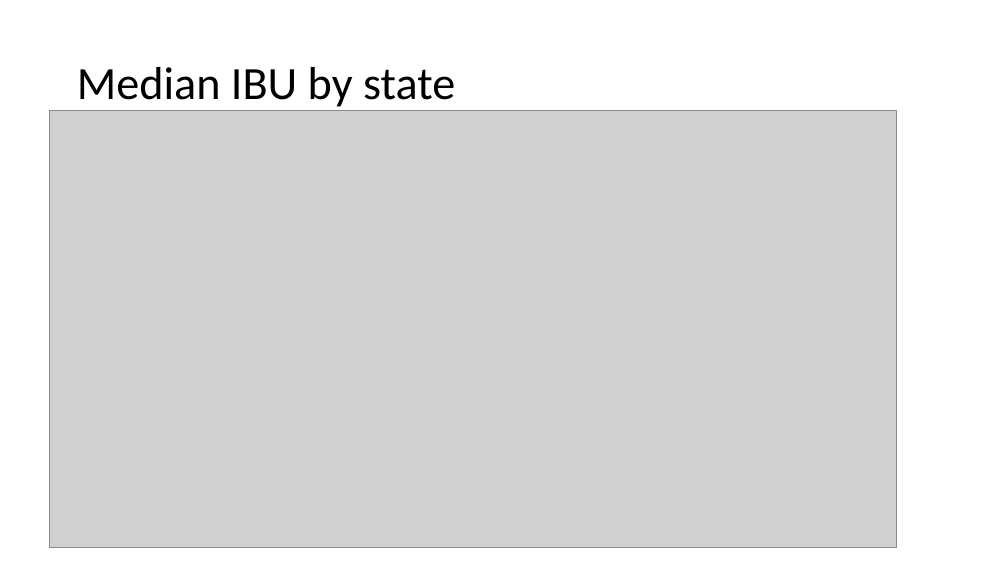
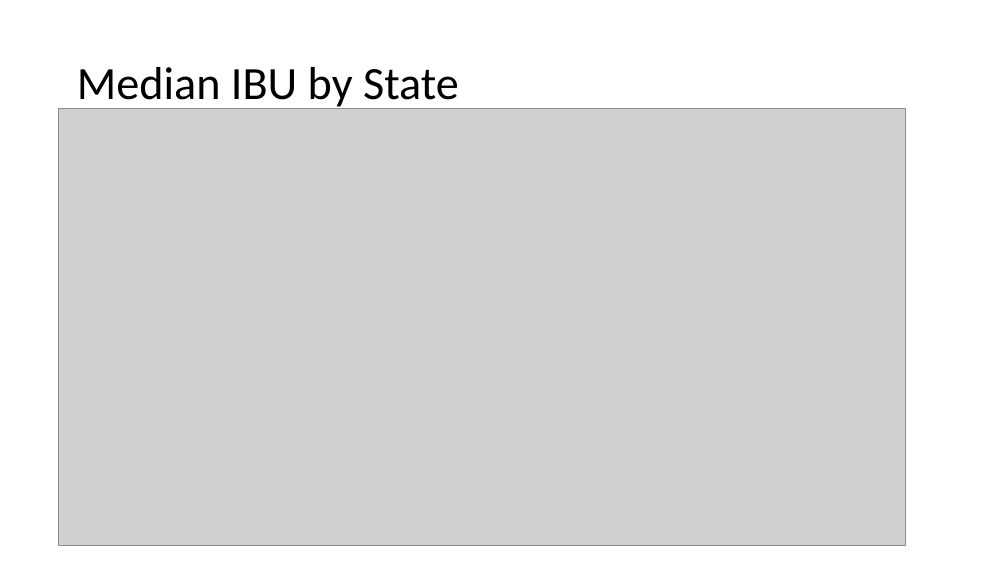
Before and after one commit to RiccoFerraro/dds_case_study_1, a slide deck: slide 13 of Beers_and_Breweries.pptx. Drawn at 1008x567 pixels with LibreOffice and Linux fonts; fonts in the diff are those of the drawing; grey boxes stand for pictures. Boxes give left, top, right and bottom in pixels: in the first picture for what was removed or moved away, otherwise in the second. Text is boxed around its words. In the diff, an @@ line names an element or a change of style, - is before the commit and + after.

```diff
--- a/Beers_and_Breweries.pptx
+++ b/Beers_and_Breweries.pptx
@@ title at bbox=[77, 67, 459, 111]: text changed @@
-Median IBU by state
+Median IBU by State
@@ picture: place and size @@
-picture at bbox=[50, 110, 897, 547]
+picture at bbox=[58, 109, 905, 546]
```
Also in this commit, not shown: 11 other slides changed, 1 slide added, 1 other file.
